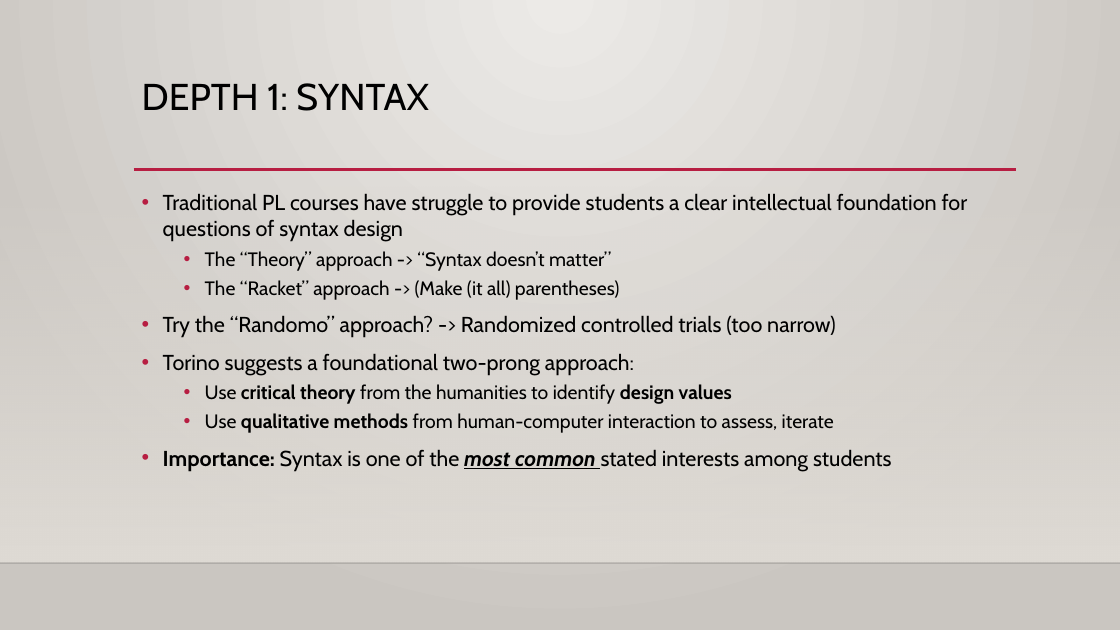
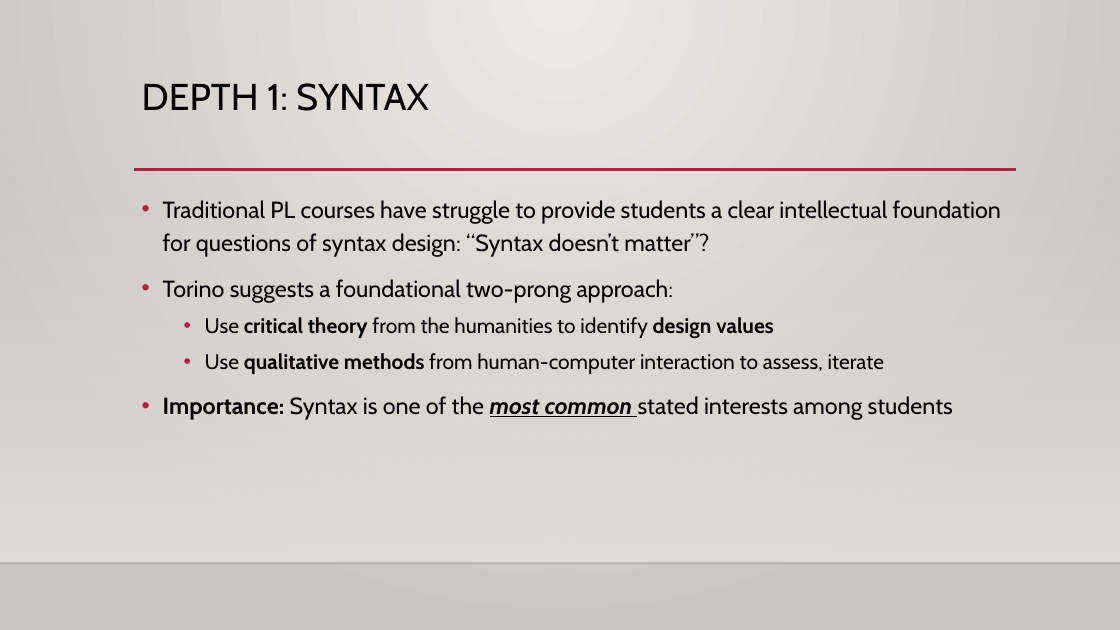
Before and after one commit to rbohrer/pl-course, a slide deck: slide 8 of hcpl/tfpie24.pptx. Drawn at 1120x630 pixels with LibreOffice and Linux fonts; fonts in the diff are those of the drawing; background and template pictures are left out. Boxes give left, top, right and bottom in pixels: in the first picture for what was removed or moved away, otherwise in the second. Text is boxed around its words. In the diff, an @@ line names an element or a change of style, - is before the commit and + after.

```diff
--- a/hcpl/tfpie24.pptx
+++ b/hcpl/tfpie24.pptx
@@ text at [163, 200, 1001, 257]: text changed; size 18.5 to 20 pt @@
-• Traditional PL courses have struggle to provide students a clear intellectual foundation for questions of syntax design
-  • The “Theory” approach -> “Syntax doesn’t matter”
-  • The “Racket” approach -> (Make (it all) parentheses)
-• Try the “Randomo” approach? -> Randomized controlled trials (too narrow)
+• Traditional PL courses have struggle to provide students a clear intellectual foundation for questions of syntax design: “Syntax doesn’t matter”?
@@ text at [163, 279, 953, 420]: size 18.5 to 20 pt in "Torino suggests a foundational two-prong approach:", "Importance: Syntax is one of the most ..."; size 16.6 to 18 pt in "Use critical theory from the humanities to ...", "Use qualitative methods from human-computer interaction to ..."; line spacing 1 to 1.2 @@
```
Also in this commit, not shown: 6 other slides changed.
